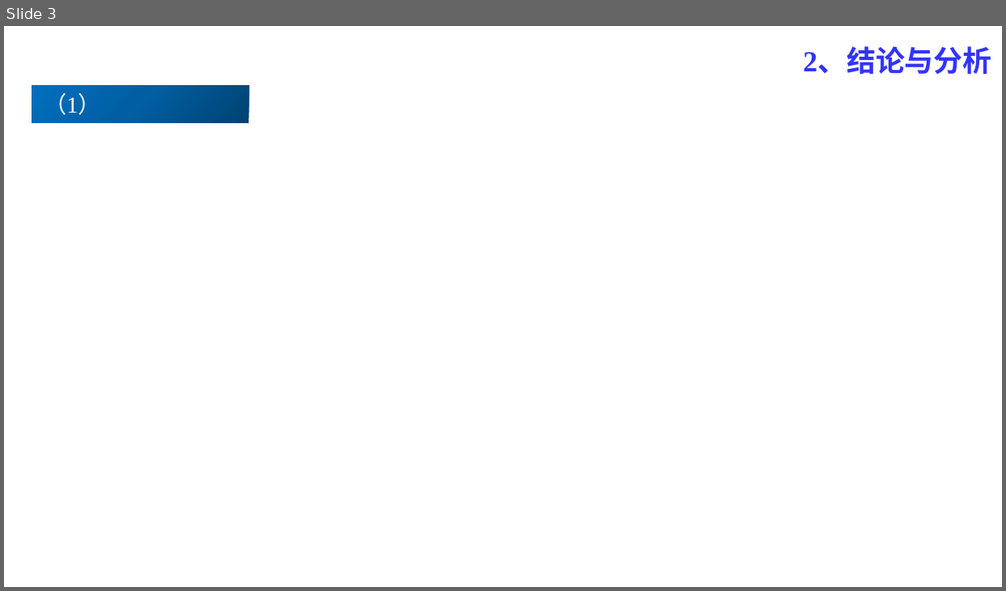
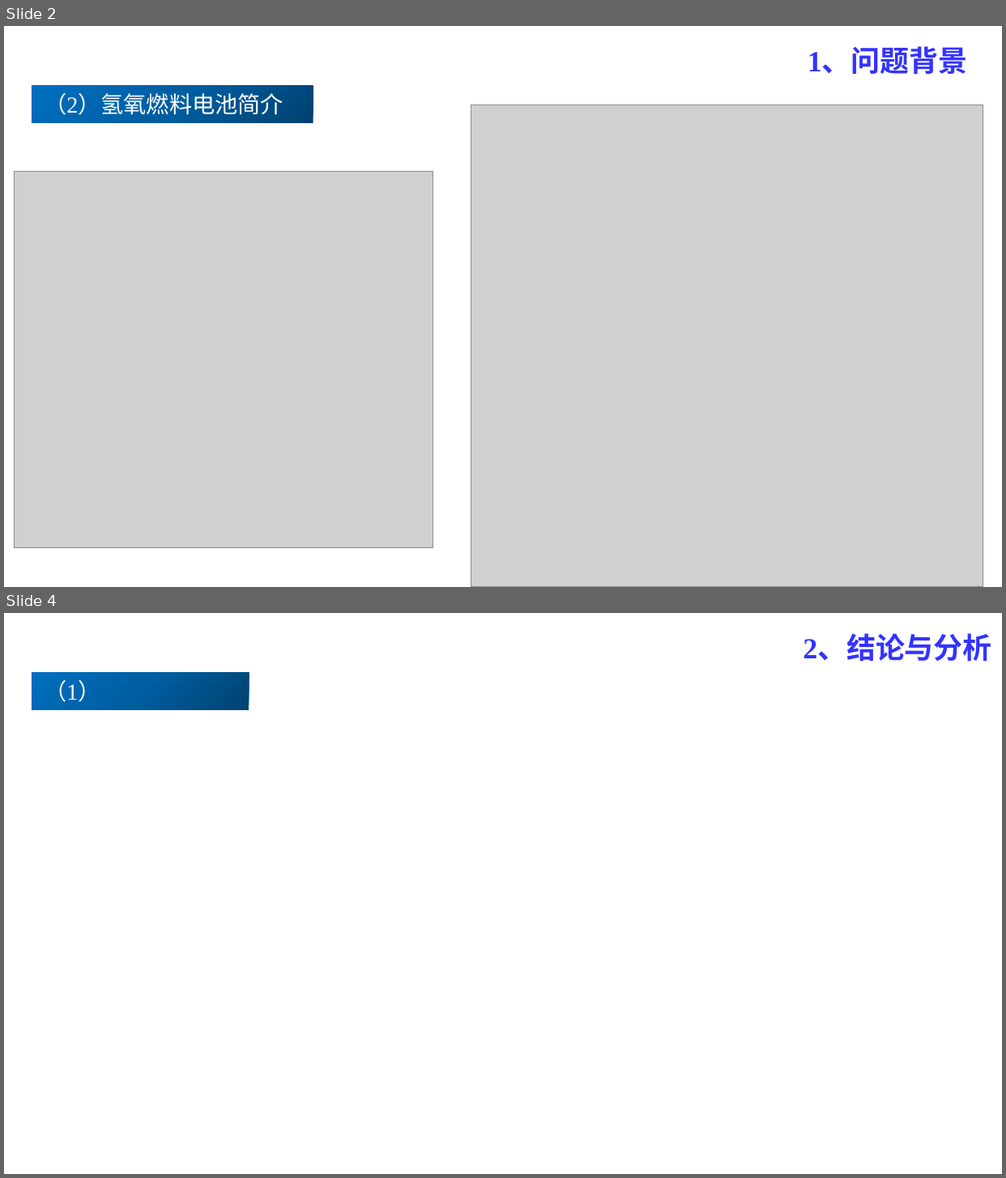
Before and after one commit to PaperStrange/ResearchRecorder, a slide deck: Report notes/design_of_a_gas_diffusion_layer_substrate.pptx. Shown one above the other, each under a label of ours: slide 3 before the commit, slides 2 and 4 after it; the slides between them are not shown. The pictures are 1006x591 and 1006x1178 pixels, drawn with LibreOffice and Linux fonts; fonts in the diff are those of the drawing; grey boxes stand for pictures. Boxes give left, top, right and bottom in pixels: in the first picture for what was removed or moved away, otherwise in the second. Text is boxed around its words. In the diff, an @@ line names an element or a change of style, - is before the commit and + after.

```diff
--- a/Report notes/design_of_a_gas_diffusion_layer_substrate.pptx
+++ b/Report notes/design_of_a_gas_diffusion_layer_substrate.pptx
@@ slide 2 added at [4, 26, 1002, 587], background #FFFFFF @@
@@ text added at [808, 49, 967, 75], 28 pt, text #3333FF, bold @@
+1、问题背景
@@ rectangle added at [32, 86, 313, 123], fill gradient #004272 to #005EA2 to #0070C0 @@
@@ text added at [44, 93, 283, 118], 22 pt, text #FFFFFF @@
+（2）氢氧燃料电池简介
@@ picture added at [471, 105, 984, 587] @@
@@ picture added at [15, 171, 434, 548] @@
@@ what was slide 3 is now slide 4 @@
```
Also in this commit, not shown: 1 slide changed, 1 other slide added, 1 slide removed.
